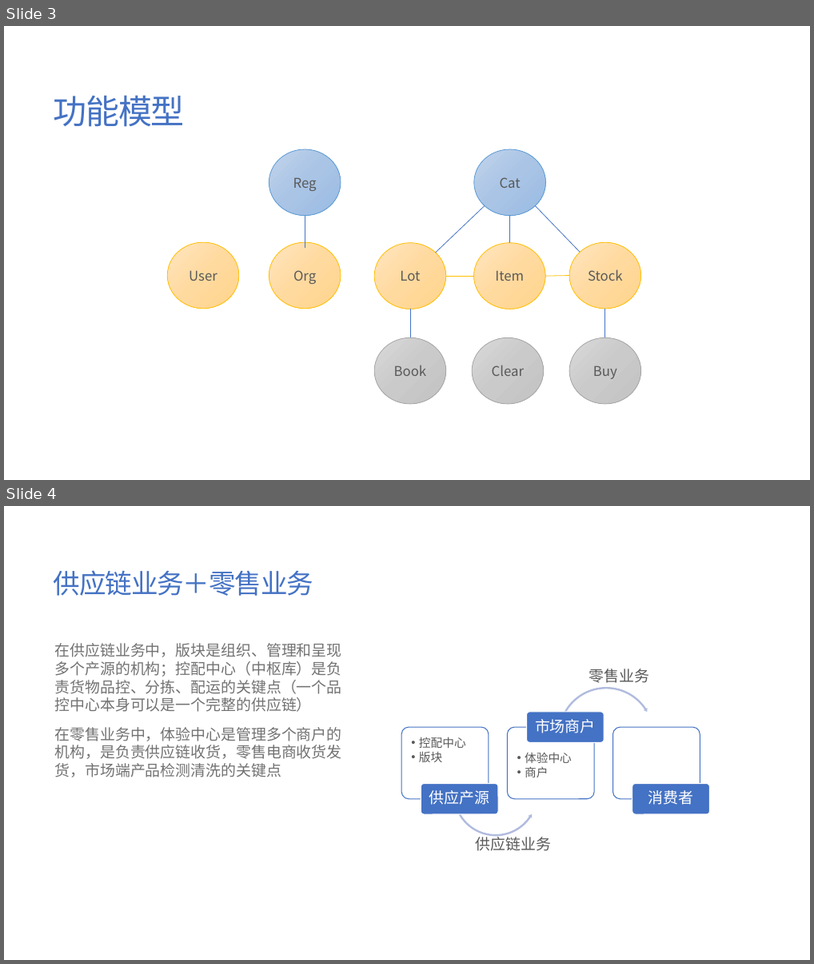
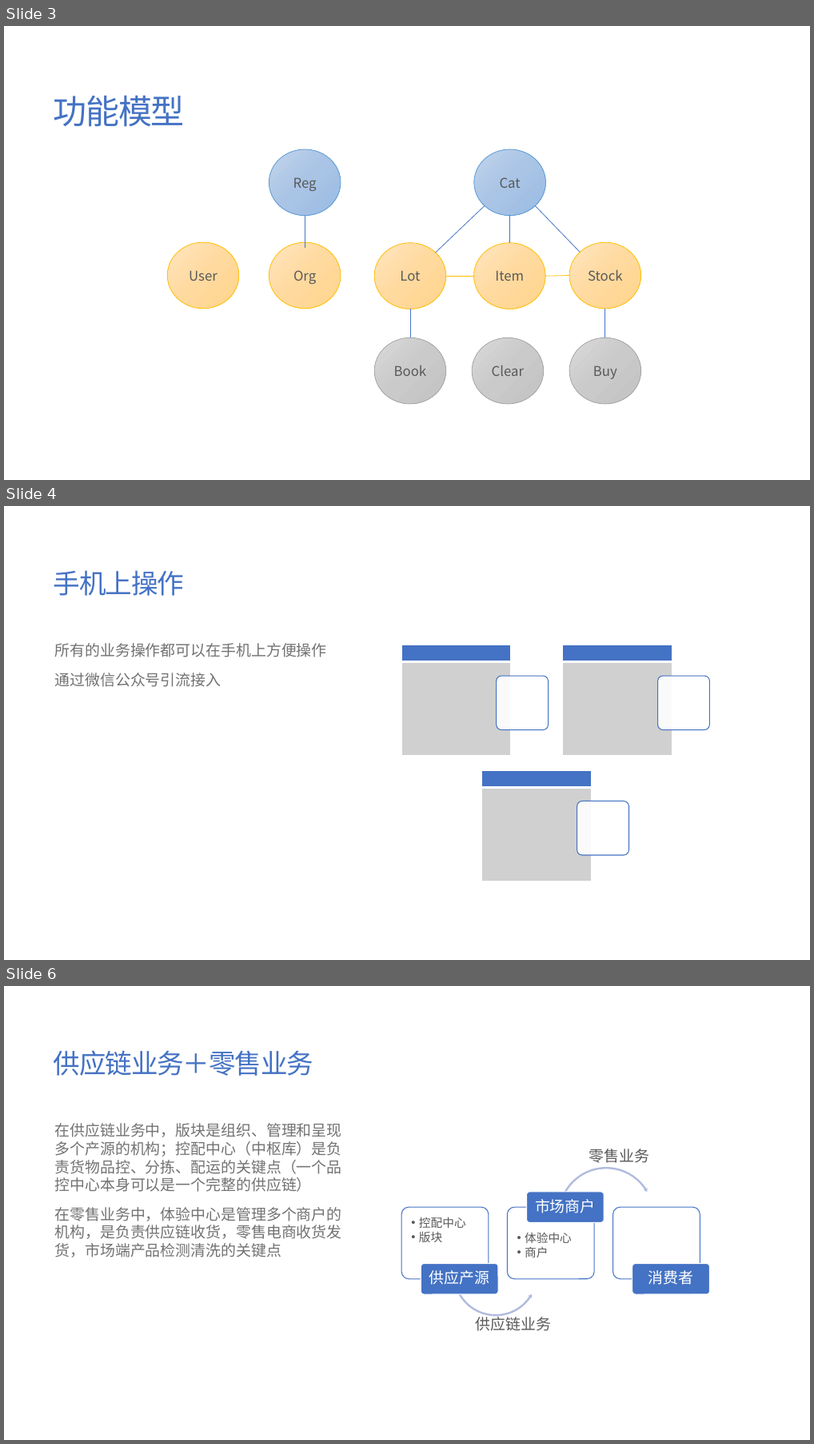
Before and after one commit to jzgi/chainsmart, a slide deck: Docs/品链供销平台.pptx. Shown one above the other, each under a label of ours: slides 3 and 4 before the commit, slides 3, 4 and 6 after it; the slides between them are not shown. The pictures are 814x964 and 814x1444 pixels, drawn with LibreOffice and Linux fonts; fonts in the diff are those of the drawing; grey boxes stand for pictures. Boxes give left, top, right and bottom in pixels: in the first picture for what was removed or moved away, otherwise in the second. Text is boxed around its words. In the diff, an @@ line names an element or a change of style, - is before the commit and + after.

```diff
--- a/Docs/品链供销平台.pptx
+++ b/Docs/品链供销平台.pptx
@@ slide 4 added at box(4, 506, 810, 960), background #FFFFFF @@
@@ title added at box(54, 570, 184, 596), 32 pt, text #4472C4 @@
+手机上操作
@@ text added at box(55, 643, 327, 687), 18 pt, text #727272 @@
+所有的业务操作都可以在手机上方便操作
+通过微信公众号引流接入
@@ group added at box(402, 645, 710, 880): 3 pictures, 3 rounded rectangles, 3 rectangles @@
@@ what was slide 4 is now slide 6 @@
```
Also in this commit, not shown: 1 other slide added, 7 slides removed, 13 other files.
